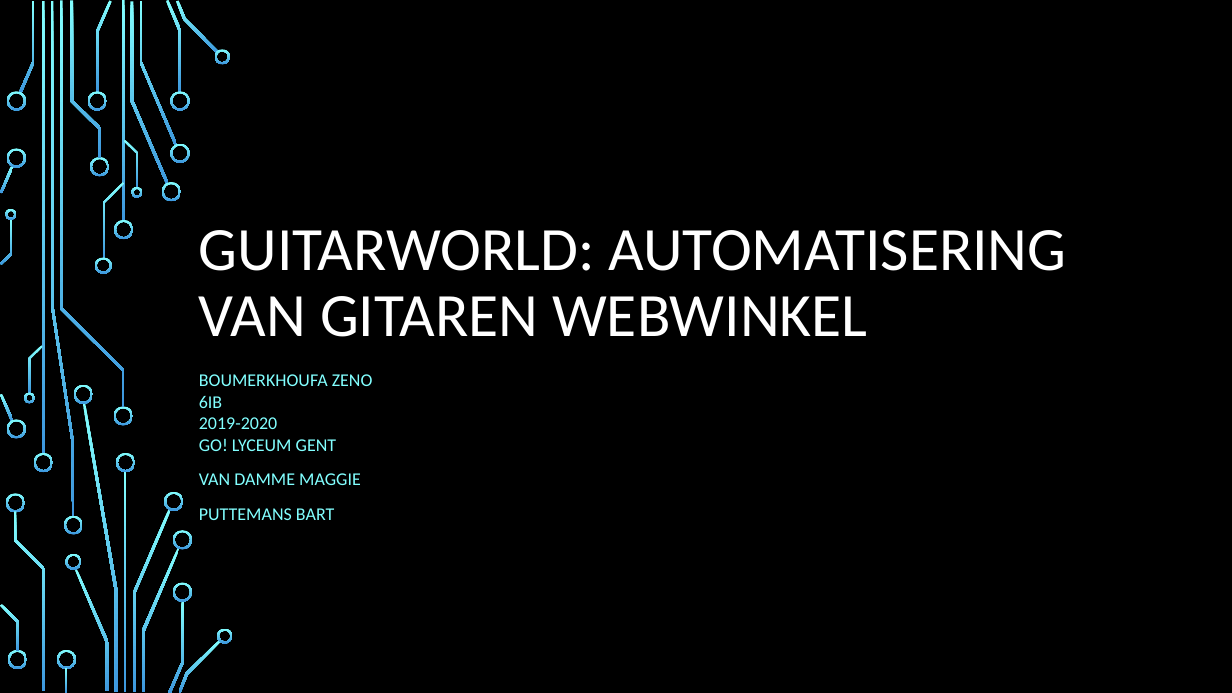
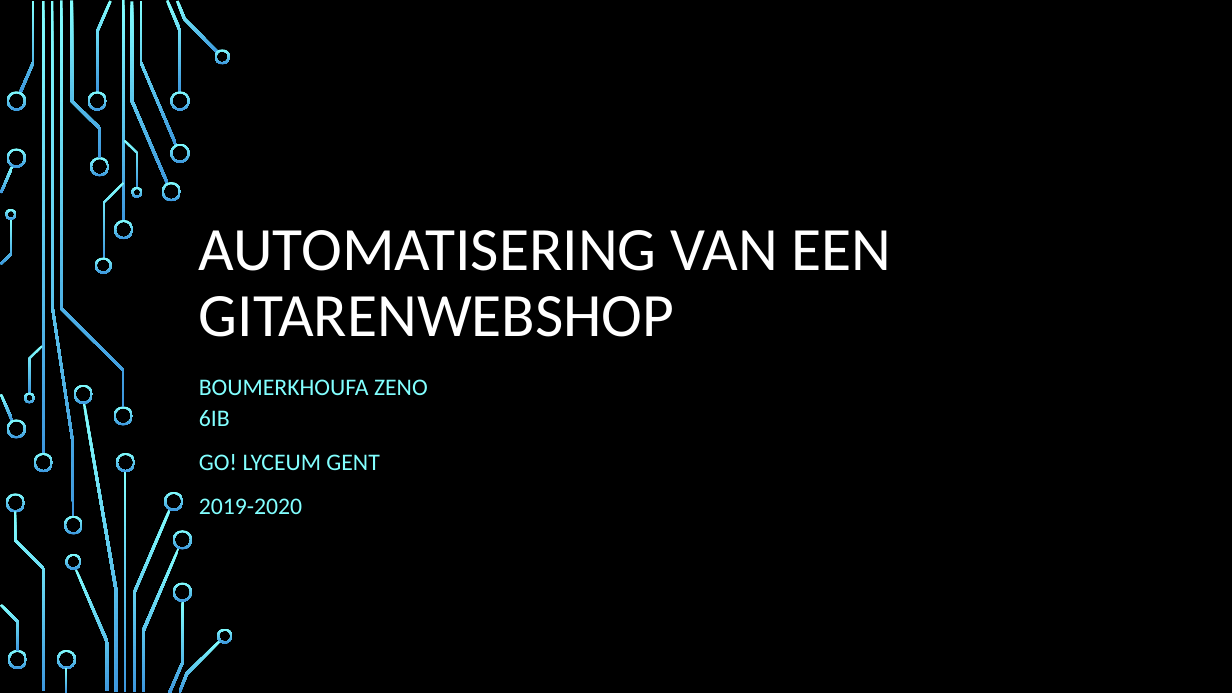
Before and after one commit to ZenoBoumerkhoufa/GuitarWorld, a slide deck: slide 1 of GIP/documents/Guitarworld.pptx. Drawn at 1232x693 pixels with LibreOffice and Linux fonts; fonts in the diff are those of the drawing; background and template pictures are left out. Boxes give left, top, right and bottom in pixels: in the first picture for what was removed or moved away, otherwise in the second. Text is boxed around its words. In the diff, an @@ line names an element or a change of style, - is before the commit and + after.

```diff
--- a/GIP/documents/Guitarworld.pptx
+++ b/GIP/documents/Guitarworld.pptx
@@ title at (199, 230, 892, 337): text changed @@
-GUITARWORLD: AUTOMATISERING VAN GITAREN WEBWINKEL
+AUTOMATISERING VAN EEN GITARENWEBSHOP
@@ subtitle at (199, 379, 428, 514): text changed; size 14 to 18.5 pt @@
-BOUMERKHOUFA ZENO
-6IB
-2019-2020
-GO! LYCEUM GENT
-VAN DAMME MAGGIE
-PUTTEMANS BART
+BOUMERKHOUFA ZENO
+6IB
+GO! LYCEUM GENT
+2019-2020
```
Also in this commit, not shown: 3 other slides changed, 7 slides added, 5 slides removed, 19 other files.
